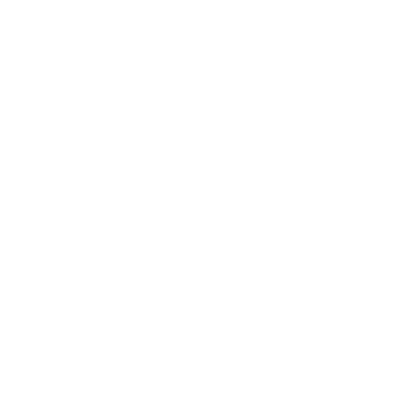
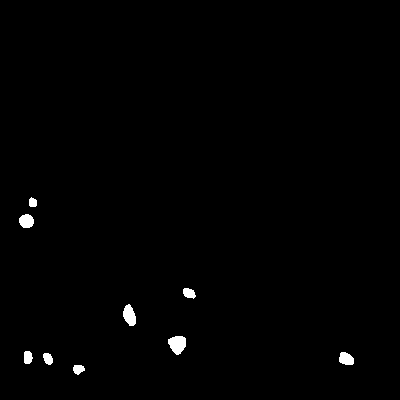
Layered file, before and after one edit (400 x 400). Changes by layer:
added layer "ice floes" (1st of 2) above "landmask" over bbox(0, 0, 400, 400)
painted on "landmask" (2nd of 2) over bbox(279, 0, 400, 219)
painted on "landfast ice" over bbox(272, 0, 400, 227)
painted on "ice floes" (2nd of 2) over bbox(19, 197, 354, 375)
added layer "truecolor" above "Background" over bbox(0, 0, 400, 400)
